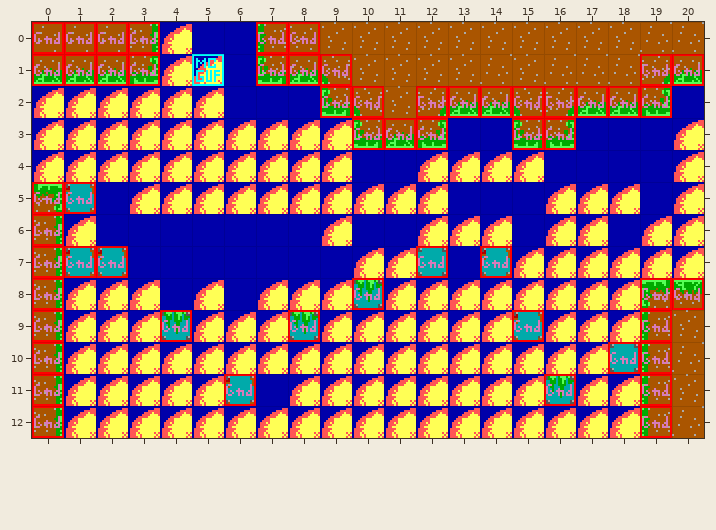
Tiled map: levels/0302.tmx. The first picture shows the starting point.
Cells are 16x16 px. Shown: x 0..20, y 0..12.
After the commit:
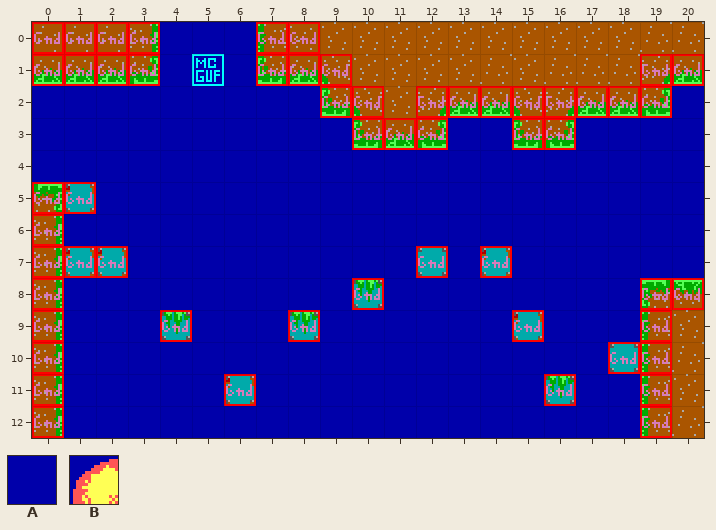
Key: from "Tileset": A 44, B 80.
_ is an empty cell.
Tiles replaced or removed in this view: B.
Diff:
Changed rows in their new state; . is an unchanged cell.
Layer "bg":
first column x 0:
 0 ....A................
 1 ....AA...............
 2 AAAAAA...............
 3 AAAAAAAAAA..........A
 4 AAAAAAAAAA..AAAA....A
 5 ...AAAAAAAAAA...AAA.A
 6 .A.......A..AAA.AA.AA
 7 ..........AA...AAAAAA
 8 .AAA.A.AAA.AAAAAAAA..
 9 .AAA.AAA.AAAAAA.AAA..
10 .AAAAAAAAAAAAAAAAA...
11 .AAAAA..AAAAAAAA.AA..
12 .AAAAAAAAAAAAAAAAAA..
